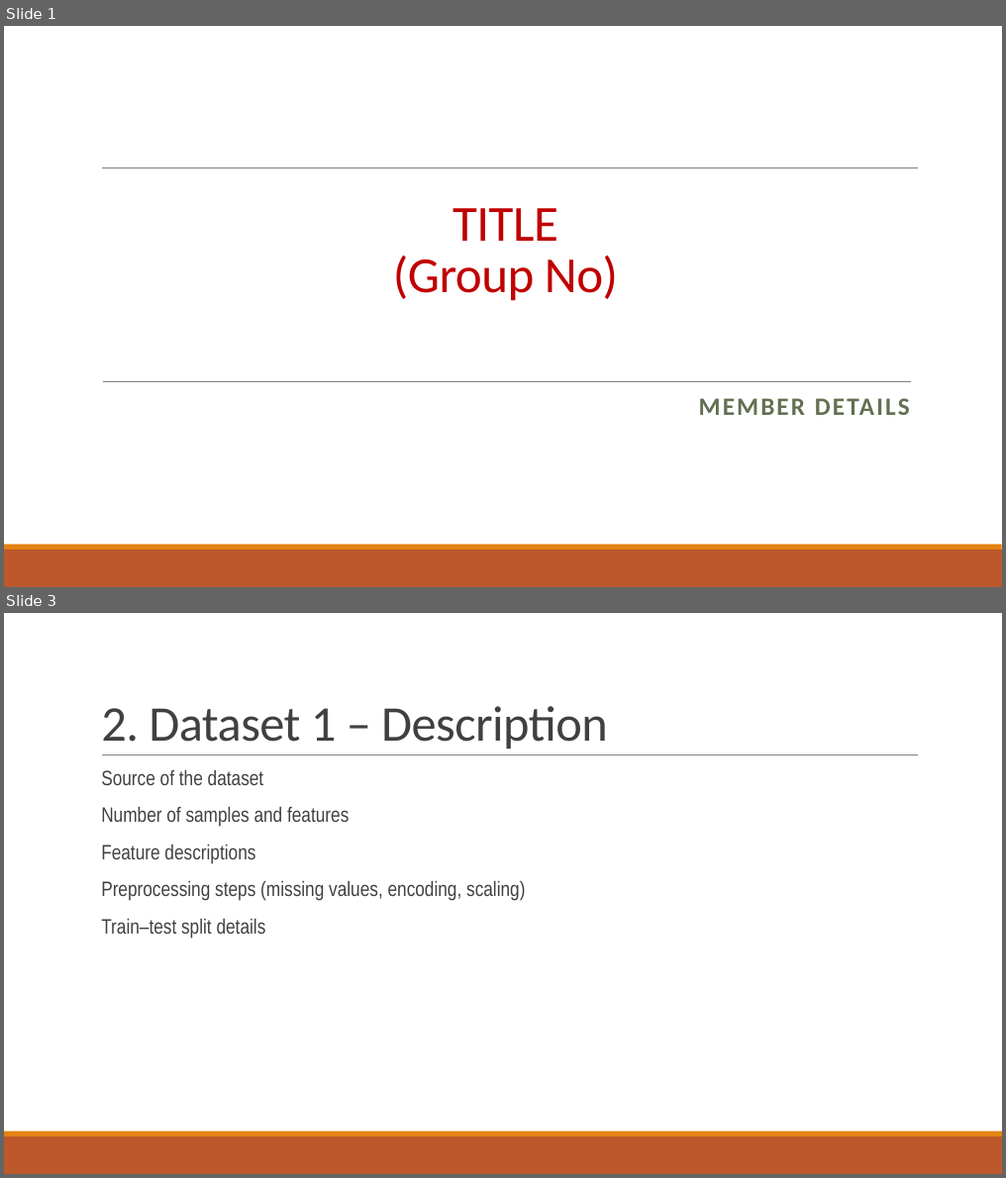
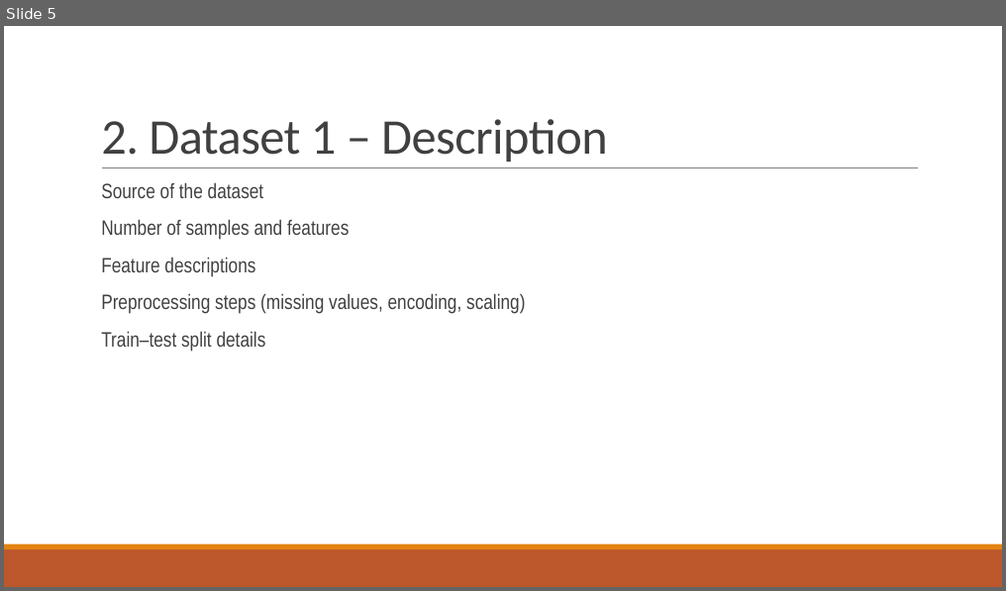
Before and after one commit to akay6483/mmml-ecommerce, a slide deck: docs/23CSE301_A8.pptx. Shown one above the other, each under a label of ours: slides 1 and 3 before the commit, slide 5 after it; the slides between them are not shown. The pictures are 1006x1178 and 1006x591 pixels, drawn with LibreOffice and Linux fonts; fonts in the diff are those of the drawing; background and template pictures are left out. Boxes give left, top, right and bottom in pixels: in the first picture for what was removed or moved away, otherwise in the second. Text is boxed around its words. In the diff, an @@ line names an element or a change of style, - is before the commit and + after.

```diff
--- a/docs/23CSE301_A8.pptx
+++ b/docs/23CSE301_A8.pptx
@@ slide 1 removed at (x1=4, y1=26, x2=1002, y2=587), background picture (left out); not listed: 3 template elements that a slide beside it also shows @@
@@ title removed at (x1=393, y1=208, x2=618, y2=301) @@
-TITLE
-(Group No)
@@ line removed from (103, 381) to (912, 381) @@
@@ subtitle removed at (x1=699, y1=398, x2=910, y2=415) @@
-MEMBER DETAILS
@@ what was slide 3 is now slide 5 @@
```
Also in this commit, not shown: 1 slide changed, 13 slides added, 1 other slide removed, 7 other files.
